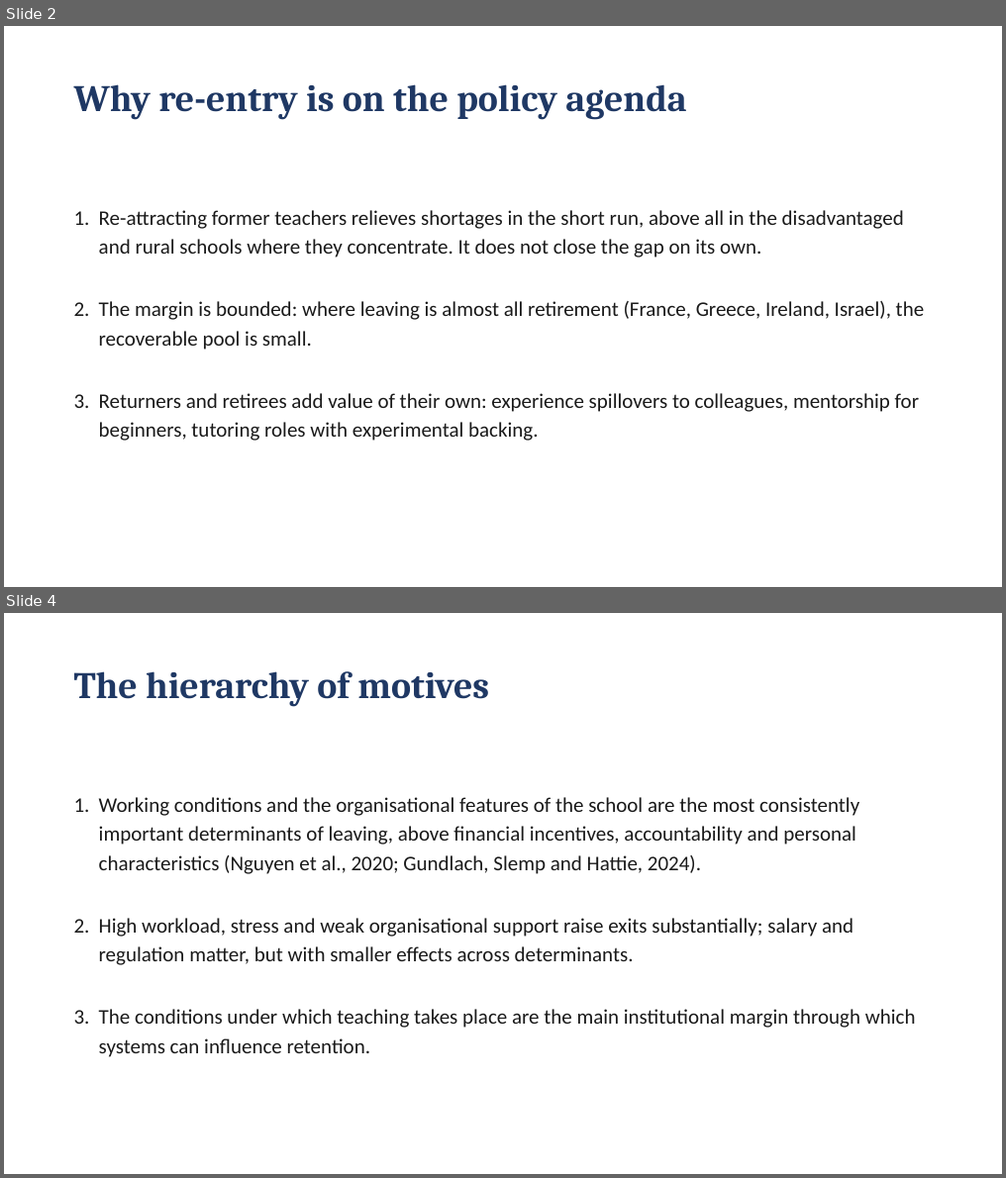
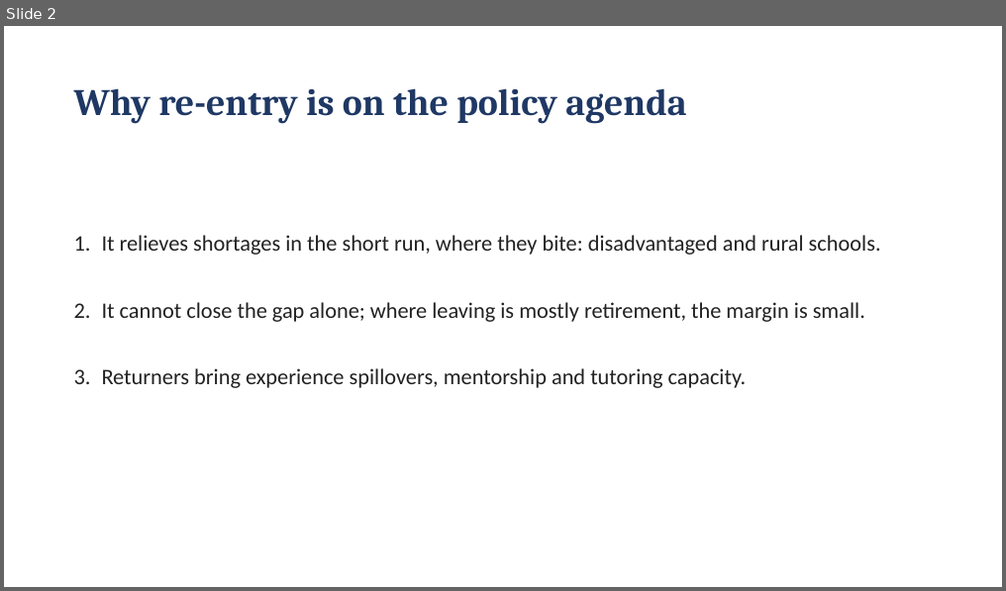
Before and after one commit to jedr1-ship-it/Former-Teachers, a slide deck: Former_Teachers_key_messages.pptx. Shown one above the other, each under a label of ours: slides 2 and 4 before the commit, slide 2 after it; the slides between them are not shown. The pictures are 1006x1178 and 1006x591 pixels, drawn with LibreOffice and Linux fonts; fonts in the diff are those of the drawing. Boxes give left, top, right and bottom in pixels: in the first picture for what was removed or moved away, otherwise in the second. Text is boxed around its words. In the diff, an @@ line names an element or a change of style, - is before the commit and + after.

```diff
--- a/Former_Teachers_key_messages.pptx
+++ b/Former_Teachers_key_messages.pptx
@@ slide 4 removed at [4, 613, 1002, 1174], background #FFFFFF @@
@@ text removed at [74, 671, 489, 706] @@
-The hierarchy of motives
@@ text removed at [99, 797, 916, 1058] @@
-1. Working conditions and the organisational features of the school are the most consistently important determinants of leaving, above financial incentives, accountability and personal characteristics (Nguyen et al., 2020; Gundlach, Slemp and Hattie, 2024).
-2. High workload, stress and weak organisational support raise exits substantially; salary and regulation matter, but with smaller effects across determinants.
-3. The conditions under which teaching takes place are the main institutional margin through which systems can influence retention.
@@ slide 2 changed as well @@
@@ text "Why re-entry is on the ...": place and size @@
-text "Why re-entry is on the ..." at [74, 84, 686, 119]
+text "Why re-entry is on the ..." at [74, 88, 686, 123]
@@ text at [102, 235, 881, 388]: text changed; size 15 to 16 pt; text colour #1A1A1A to #222222 @@
-1. Re-attracting former teachers relieves shortages in the short run, above all in the disadvantaged and rural schools where they concentrate. It does not close the gap on its own.
-2. The margin is bounded: where leaving is almost all retirement (France, Greece, Ireland, Israel), the recoverable pool is small.
-3. Returners and retirees add value of their own: experience spillovers to colleagues, mentorship for beginners, tutoring roles with experimental backing.
+1. It relieves shortages in the short run, where they bite: disadvantaged and rural schools.
+2. It cannot close the gap alone; where leaving is mostly retirement, the margin is small.
+3. Returners bring experience spillovers, mentorship and tutoring capacity.
```
Also in this commit, not shown: 3 other slides changed, 2 slides added, 2 other slides removed.
